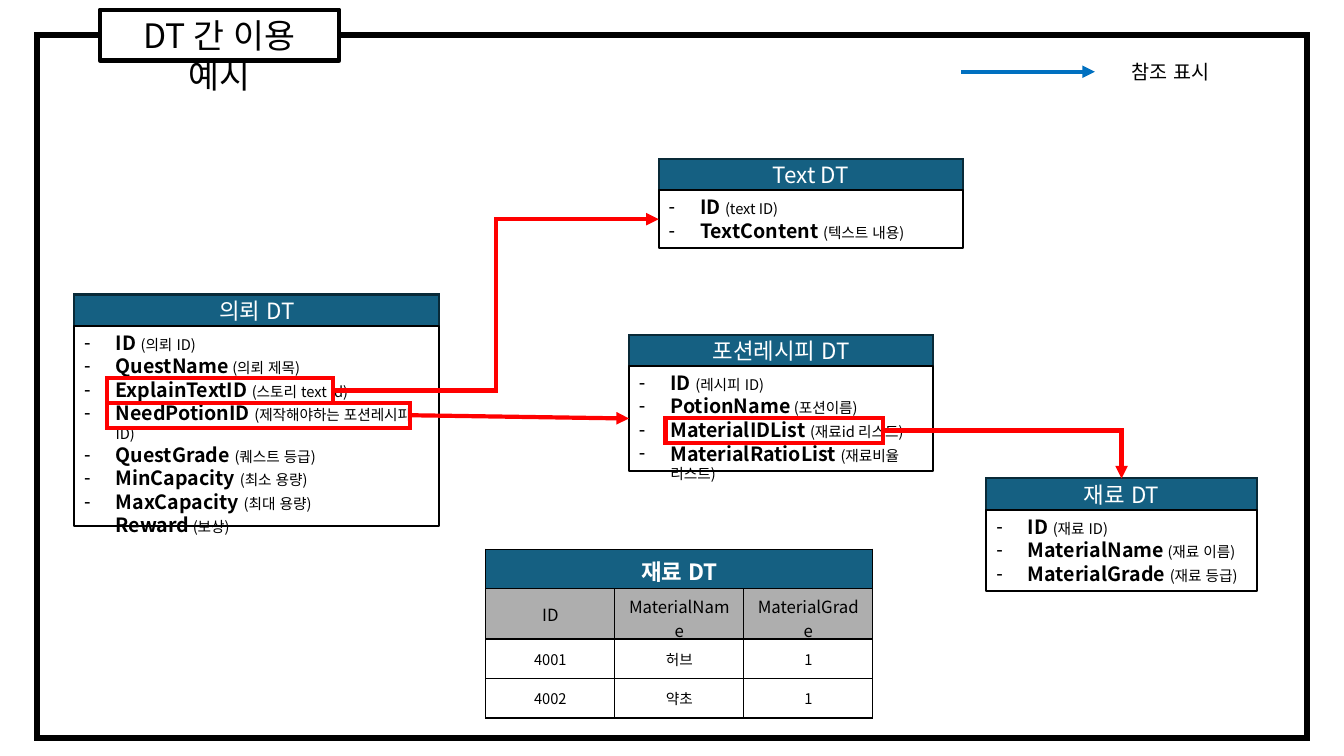
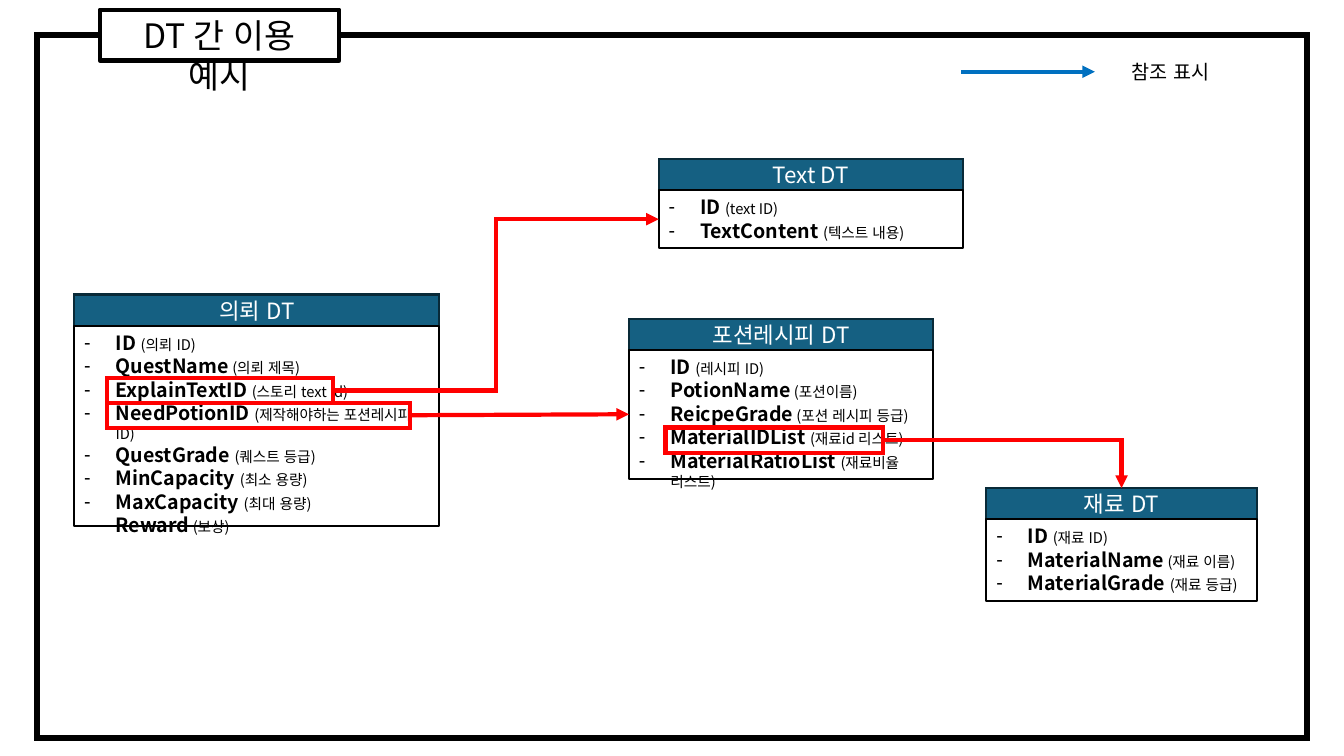
Before and after one commit to gws1017/BlackPotion, a slide deck: slide 2 of document/ProejectDT.pptx. Drawn at 1344x756 pixels with LibreOffice and Linux fonts; fonts in the diff are those of the drawing. Boxes give left, top, right and bottom in pixels: in the first picture for what was removed or moved away, otherwise in the second. Text is boxed around its words. In the diff, an @@ line names an element or a change of style, - is before the commit and + after.

```diff
--- a/document/ProejectDT.pptx
+++ b/document/ProejectDT.pptx
@@ rectangle "포션레시피 DT": place and size @@
-rectangle "포션레시피 DT" at (629,335,934,366)
+rectangle "포션레시피 DT" at (629,319,934,350)
@@ rectangle "ID (레시피 ID)": place and size @@
-rectangle "ID (레시피 ID)" at (629,366,934,471)
+rectangle "ID (레시피 ID)" at (629,350,934,479)
@@ arrow moved from (410, 415) - (629, 418) to (410, 415) - (629, 414) @@
@@ text in rectangle at (670,405,909,427): paragraph added @@
+– ReicpeGrade (포션 레시피 등급)
@@ 3 rectangles, 1 elbow arrow: place and size @@
-3 rectangles, 1 elbow arrow at (665,418,1257,592)
+3 rectangles, 1 elbow arrow at (665,427,1257,601)
@@ table removed at (486,549,873,709), 4 rows, 3 columns @@
-재료 DT |  | 
-ID | MaterialName | MaterialGrade
-4001 | 허브 | 1
-4002 | 약초 | 1
```
Also in this commit, not shown: 1 other slide changed, 4 other files.
